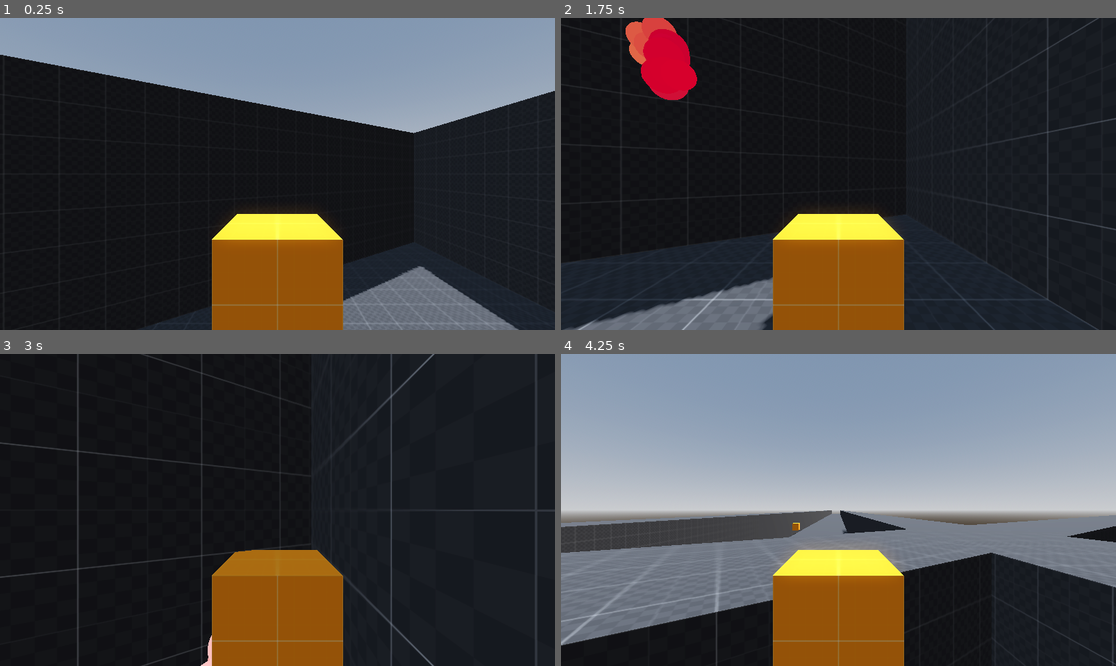
Above: before the commit, frames 1-4 (two rows, left to right).
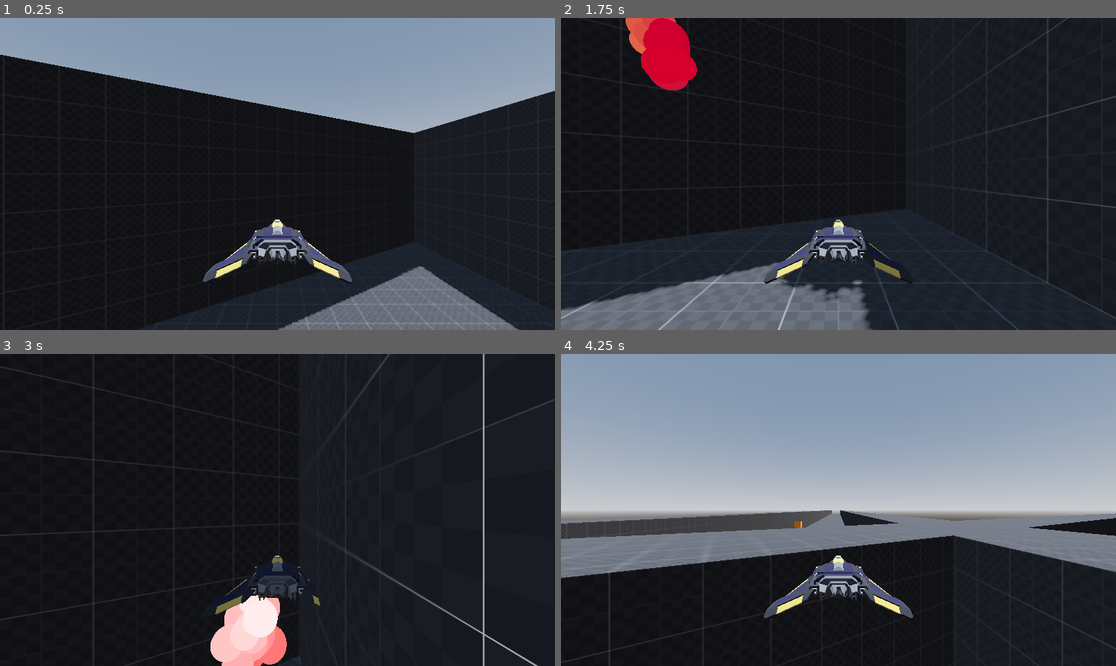
Above: after the commit, the same moments.

Repository: DrOtter3000/vfursquadron
Game: Godot game, scene res://levels/sandbox.tscn
Two runs of this game, one before a commit and one after it. Both use one fixed random seed, a clock stepped at 60 frames per second and the inputs below.
Inputs (mouse positions are in pixels of both pictures, inside the frame that each line leads up to):
- Up to frame 1 (0.25 s): no input
- Up to frame 2 (1.75 s): move the mouse to (960, 158) at 0.52 s; hold D (right) 0.53-1.28 s; hold Space (boost) 0.53-1.28 s; move the mouse to (727, 189) at 1.27 s; hold S (down) from 1.28 s (still down); click (727, 189) at 1.35 s
- Up to frame 3 (3 s): move the mouse to (333, 441) at 2.02 s; release S (down) at 2.03 s; hold D (right) 2.03-2.78 s; hold Space (boost) 2.03-2.78 s; move the mouse to (249, 572) at 2.77 s; hold W (up) from 2.78 s (still down); click (249, 572) at 2.85 s
- Up to frame 4 (4.25 s): move the mouse to (1005, 556) at 3.52 s; release W (up) at 3.53 s; hold A (left) from 3.53 s (still down); hold Space (boost) from 3.53 s (still down)

The runs differ from the first frame. In frame 1, 8.6% of the frame differs, in the area x 36-64%, y 62-100%; in frame 2, 13%; in frame 3, 11%; in frame 4, 21%, in the area x 0-100%, y 50-100%.

Commit message:
add player model

Diff:
--- a/enemies/enemy.tscn
+++ b/enemies/enemy.tscn
@@ -8,6 +8,7 @@
 [sub_resource type="BoxMesh" id="BoxMesh_orwns"]
 
 [node name="Enemy" type="CharacterBody3D"]
+collision_layer = 2
 script = ExtResource("1_fw1ev")
 
 [node name="CollisionShape3D" type="CollisionShape3D" parent="."]
--- /dev/null
+++ b/materials/whiskey.tres
@@ -0,0 +1,13 @@
+[gd_resource type="StandardMaterial3D" load_steps=4 format=3 uid="uid://d138t37emnbvt"]
+
+[ext_resource type="Texture2D" uid="uid://dls7tnujosfju" path="res://textures/kenney_prototype-textures/PNG/PolygonSciFiSpace_Texture_04_F.png" id="1_adsqc"]
+[ext_resource type="Texture2D" uid="uid://be6tkkkgrdvjs" path="res://textures/scifi_space/PNG/PolygonSciFiSpace_Emissive_05.png" id="2_32rue"]
+[ext_resource type="Texture2D" uid="uid://ckfhkx66rbc2i" path="res://textures/scifi_space/PNG/PolygonSciFiSpace_Ship_Mask_01.png" id="3_ocrih"]
+
+[resource]
+albedo_texture = ExtResource("1_adsqc")
+metallic = 1.0
+metallic_texture = ExtResource("3_ocrih")
+emission_enabled = true
+emission_texture = ExtResource("2_32rue")
+normal_enabled = true
--- a/particles/small_explosion.tscn
+++ b/particles/small_explosion.tscn
@@ -37,6 +37,33 @@
 
 [sub_resource type="SphereMesh" id="SphereMesh_41vsy"]
 material = SubResource("StandardMaterial3D_jom2m")
+
+[sub_resource type="Animation" id="Animation_tnqh6"]
+length = 0.001
+tracks/0/type = "value"
+tracks/0/imported = false
+tracks/0/enabled = true
+tracks/0/path = NodePath(".:emitting")
+tracks/0/interp = 1
+tracks/0/loop_wrap = true
+tracks/0/keys = {
+"times": PackedFloat32Array(0),
+"transitions": PackedFloat32Array(1),
+"update": 1,
+"values": [false]
+}
+tracks/1/type = "value"
+tracks/1/imported = false
+tracks/1/enabled = true
+tracks/1/path = NodePath("OmniLight3D:light_energy")
+tracks/1/interp = 1
+tracks/1/loop_wrap = true
+tracks/1/keys = {
+"times": PackedFloat32Array(0),
+"transitions": PackedFloat32Array(1),
+"update": 0,
+"values": [1.0]
+}
 
 [sub_resource type="Animation" id="Animation_gdcum"]
 resource_name = "default"
@@ -80,33 +107,6 @@
 }]
 }
 
-[sub_resource type="Animation" id="Animation_tnqh6"]
-length = 0.001
-tracks/0/type = "value"
-tracks/0/imported = false
-tracks/0/enabled = true
-tracks/0/path = NodePath(".:emitting")
-tracks/0/interp = 1
-tracks/0/loop_wrap = true
-tracks/0/keys = {
-"times": PackedFloat32Array(0),
-"transitions": PackedFloat32Array(1),
-"update": 1,
-"values": [false]
-}
-tracks/1/type = "value"
-tracks/1/imported = false
-tracks/1/enabled = true
-tracks/1/path = NodePath("OmniLight3D:light_energy")
-tracks/1/interp = 1
-tracks/1/loop_wrap = true
-tracks/1/keys = {
-"times": PackedFloat32Array(0),
-"transitions": PackedFloat32Array(1),
-"update": 0,
-"values": [1.0]
-}
-
 [sub_resource type="AnimationLibrary" id="AnimationLibrary_2xpn5"]
 _data = {
 &"RESET": SubResource("Animation_tnqh6"),
--- a/player/player.tscn
+++ b/player/player.tscn
@@ -1,13 +1,12 @@
-[gd_scene load_steps=7 format=3 uid="uid://djl7nc8bcdtcj"]
+[gd_scene load_steps=6 format=3 uid="uid://djl7nc8bcdtcj"]
 
-[ext_resource type="Material" uid="uid://cwxskkyl02ygo" path="res://materials/prototype_orange.tres" id="1_oul6g"]
 [ext_resource type="Script" uid="uid://di8xt8ep8hxp4" path="res://player/player.gd" id="1_rkbax"]
 [ext_resource type="Script" uid="uid://4g28hxqeka6a" path="res://player/model.gd" id="2_g1dw6"]
 [ext_resource type="PackedScene" uid="uid://dfjiya8srnbhn" path="res://particles/hit_particles.tscn" id="2_yw30f"]
+[ext_resource type="PackedScene" uid="uid://b82g430np1ft2" path="res://player/whiskey_dingo/whikey_dingo.tscn" id="4_yw30f"]
 
 [sub_resource type="BoxShape3D" id="BoxShape3D_rkbax"]
-
-[sub_resource type="BoxMesh" id="BoxMesh_kqu6x"]
+size = Vector3(1, 0.5, 1.7)
 
 [node name="Player" type="Node3D"]
 script = ExtResource("1_rkbax")
@@ -19,13 +18,8 @@
 script = ExtResource("2_g1dw6")
 
 [node name="CollisionShape3D" type="CollisionShape3D" parent="Model"]
-transform = Transform3D(0.999999, 0, 0, 0, 1, 0, 0, 0, 0.999999, 0, 0, 0)
+transform = Transform3D(0.999999, 0, 0, 0, 1, 0, 0, 0, 0.999999, 0, -0.05, -1.25)
 shape = SubResource("BoxShape3D_rkbax")
-
-[node name="Model" type="MeshInstance3D" parent="Model"]
-material_override = ExtResource("1_oul6g")
-mesh = SubResource("BoxMesh_kqu6x")
-skeleton = NodePath("../..")
 
 [node name="Camera3D" type="Camera3D" parent="Model"]
 transform = Transform3D(0.516529, 0, 0, 0, 1, 0, 0, 0, 0.51282, 0, 1, 2.05128)
@@ -34,6 +28,9 @@
 target_position = Vector3(0, 0, -1000)
 collision_mask = 6
 
+[node name="WhikeyDingo" parent="Model" instance=ExtResource("4_yw30f")]
+transform = Transform3D(-0.15, 0, -1.31134e-08, 0, 0.15, 0, 1.31134e-08, 0, -0.15, 0, 0, -1)
+
 [node name="FireRateTimer" type="Timer" parent="."]
 one_shot = true
 
--- /dev/null
+++ b/player/whiskey_dingo/whikey_dingo.tscn
@@ -0,0 +1,26 @@
+[gd_scene load_steps=5 format=3 uid="uid://b82g430np1ft2"]
+
+[ext_resource type="PackedScene" uid="uid://cdgo2pj6q2xil" path="res://assets/SM_Veh_Part_Body_03.fbx" id="1_2o6kb"]
+[ext_resource type="PackedScene" uid="uid://g0c2am0n1a3o" path="res://assets/SM_Veh_Part_Cockpit_02.fbx" id="2_ehb7j"]
+[ext_resource type="PackedScene" uid="uid://djd4tayuftk6h" path="res://assets/SM_Veh_Part_Engine_01.fbx" id="3_kru1t"]
+[ext_resource type="PackedScene" uid="uid://dqfdes10hg6mu" path="res://assets/SM_Veh_Part_Wing_04.fbx" id="4_aorky"]
+
+[node name="WhikeyDingo" type="Node3D"]
+
+[node name="SM_Veh_Part_Body_03" parent="." instance=ExtResource("1_2o6kb")]
+transform = Transform3D(1, 0, 0, 0, 1, 0, 0, 0, 1, 0, 0, -2)
+
+[node name="SM_Veh_Part_Cockpit_02" parent="." instance=ExtResource("2_ehb7j")]
+transform = Transform3D(1, 0, 0, 0, 1, 0, 0, 0, 1, 0, 0, 3)
+
+[node name="SM_Veh_Part_Engine_01" parent="." instance=ExtResource("3_kru1t")]
+transform = Transform3D(1, 0, 0, 0, 1, 0, 0, 0, 1, -2, 0, -1)
+
+[node name="SM_Veh_Part_Engine_02" parent="." instance=ExtResource("3_kru1t")]
+transform = Transform3D(1, 0, 0, 0, 1, 0, 0, 0, 1, 2, 0, -1)
+
+[node name="SM_Veh_Part_Wing_04" parent="." instance=ExtResource("4_aorky")]
+transform = Transform3D(-1.5, 0, -2.26494e-07, 0, 1.5, 0, 2.26494e-07, 0, -1.5, -4, -1, -1)
+
+[node name="SM_Veh_Part_Wing_05" parent="." instance=ExtResource("4_aorky")]
+transform = Transform3D(1.5, 1.31134e-07, -3.57628e-07, -1.31134e-07, 1.5, 0, -3.57628e-07, -3.12648e-14, -1.5, 4, -1, -1)
Binary file added: assets/SM_Veh_Part_Body_03.fbx
Not shown, added: assets/SM_Veh_Part_Body_03.fbx.import
Binary file added: assets/SM_Veh_Part_Cockpit_02.fbx
Not shown, added: assets/SM_Veh_Part_Cockpit_02.fbx.import
Binary file added: assets/SM_Veh_Part_Engine_01.fbx
Not shown, added: assets/SM_Veh_Part_Engine_01.fbx.import
Binary file added: assets/SM_Veh_Part_Wing_04.fbx
Not shown, added: assets/SM_Veh_Part_Wing_04.fbx.import
Binary file added: textures/kenney_prototype-textures/PNG/PolygonSciFiSpace_Texture_04_F.png
Not shown, added: textures/kenney_prototype-textures/PNG/PolygonSciFiSpace_Texture_04_F.png.import
Binary file added: textures/scifi_space/PNG/PolygonSciFiSpace_Emissive_05.png
Not shown, added: textures/scifi_space/PNG/PolygonSciFiSpace_Emissive_05.png.import
(and 4 more such lines)
